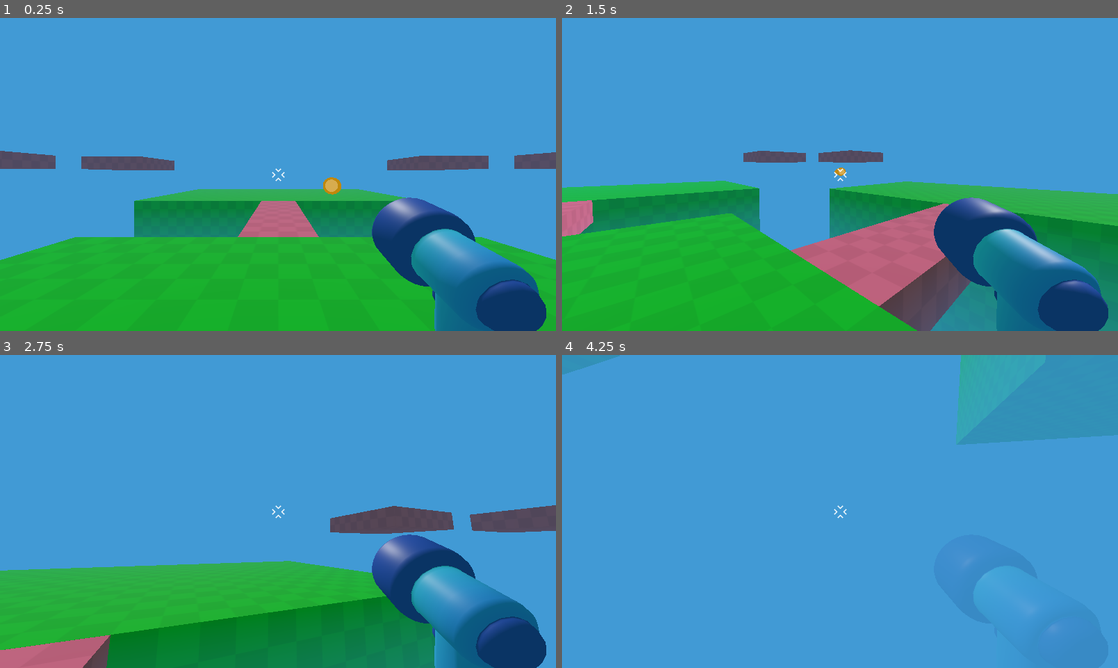
Above: before the commit, frames 1-4 (two rows, left to right).
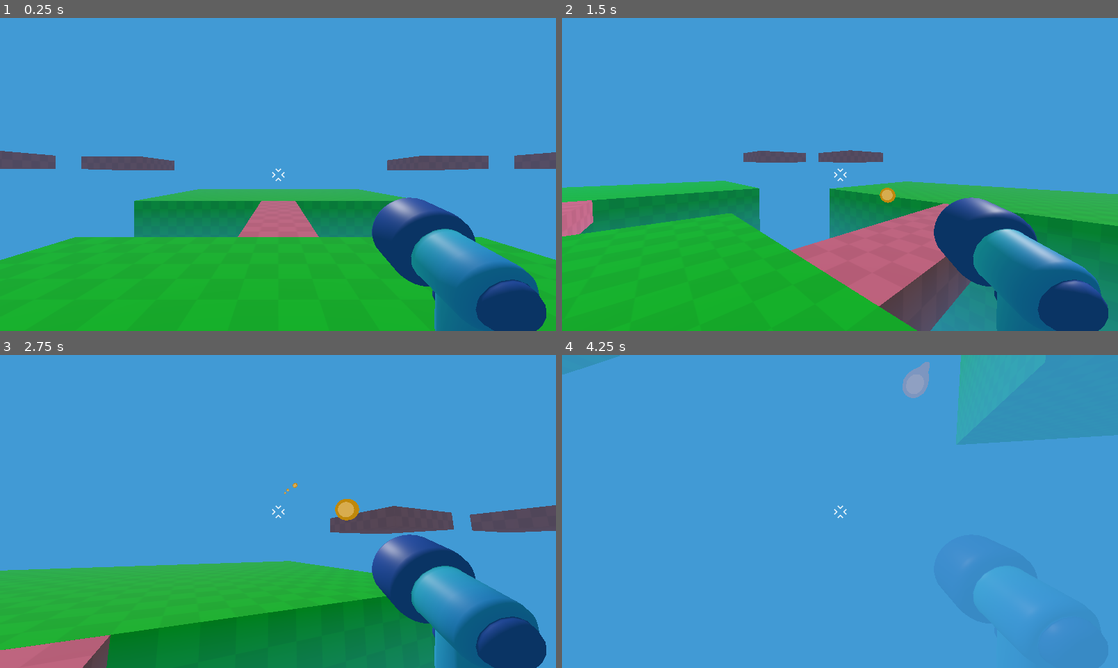
Above: after the commit, the same moments.

Repository: johnf008/Real3DGame
Game: Godot game, scene res://Game.tscn
Two runs of this game, one before a commit and one after it. Both use one fixed random seed, a clock stepped at 60 frames per second and the inputs below.
Inputs (mouse positions are in pixels of both pictures, inside the frame that each line leads up to):
- Up to frame 1 (0.25 s): no input
- Up to frame 2 (1.5 s): tap Enter at 0.5 s; move the mouse to (867, 174) at 0.52 s; press the mouse at (867, 174) at 0.53 s; hold W (move_forward) from 0.53 s (still down); tap Space (jump) at 0.77 s; move the mouse to (812, 174) at 1.27 s; release the mouse at (812, 174) at 1.28 s; click (812, 174) at 1.35 s
- Up to frame 3 (2.75 s): keep holding W (move_forward); tap Space (jump) at 1.52 s; move the mouse to (289, 505) at 2.02 s; press the mouse at (289, 505) at 2.03 s
- Up to frame 4 (4.25 s): keep holding W (move_forward); move the mouse to (834, 517) at 2.77 s; release the mouse at (834, 517) at 2.78 s; click (834, 517) at 2.85 s; tap Space (jump) at 3.02, 3.77 s; move the mouse to (878, 514) at 3.52 s; press the mouse at (878, 514) at 3.53 s

The runs differ from the first frame. In frame 1, 0.1% of the frame differs, in the area x 58-62%, y 50-57%; in frame 2, 0.1%; in frame 3, 0.3%; in frame 4, 0.4%, in the area x 61-67%, y 2-14%.

Commit message:
Shooting now works and movement is good

Diff:
--- a/player/bullet_3d.gd
+++ b/player/bullet_3d.gd
@@ -1,6 +1,6 @@
 extends Area3D
 
-const SPEED = 3.0
+const SPEED = 20.0
 const RANGE = 40.0
 
 var travelled_distance = 0.0
--- a/player/bullet_3d.tscn
+++ b/player/bullet_3d.tscn
@@ -7,6 +7,7 @@
 radius = 0.0655358
 
 [node name="Bullet3D" type="Area3D"]
+top_level = true
 script = ExtResource("1_hgguu")
 
 [node name="CollisionShape3D" type="CollisionShape3D" parent="."]
--- a/player/player.gd
+++ b/player/player.gd
@@ -45,3 +45,15 @@
 
 
 	move_and_slide()
+
+	if Input.is_action_pressed("shoot") and %Timer.is_stopped():
+		shoot_bullet()
+
+func shoot_bullet():
+	const BULLET_3D = preload("res://player/bullet_3d.tscn")
+	var new_bullet = BULLET_3D.instantiate()
+	%Marker3D.add_child(new_bullet)
+
+	new_bullet.global_transform = %Marker3D.global_transform
+
+	%Timer.start()
--- a/player/player.tscn
+++ b/player/player.tscn
@@ -1,9 +1,8 @@
-[gd_scene load_steps=6 format=3 uid="uid://r43135uudm8s"]
+[gd_scene load_steps=5 format=3 uid="uid://r43135uudm8s"]
 
 [ext_resource type="PackedScene" uid="uid://ckljxyty6a5ym" path="res://player/simple_gun/gun_model.glb" id="1_oul6g"]
 [ext_resource type="Script" uid="uid://bupy5x0lyrleq" path="res://player/player.gd" id="1_rkbax"]
 [ext_resource type="Texture2D" uid="uid://cmqp1oekw7mns" path="res://player/reticle.png" id="3_g1dw6"]
-[ext_resource type="PackedScene" uid="uid://d10eirsawe8po" path="res://player/bullet_3d.tscn" id="3_yw30f"]
 
 [sub_resource type="CapsuleShape3D" id="CapsuleShape3D_kqu6x"]
 
@@ -22,11 +21,8 @@
 transform = Transform3D(-0.284859, -0.000484184, 0.00245857, -3.77195e-09, 0.279501, 0.0550437, -0.00250581, 0.0550416, -0.279491, 0.329454, -0.176189, -0.391612)
 
 [node name="Marker3D" type="Marker3D" parent="Camera3D"]
+unique_name_in_owner = true
 transform = Transform3D(1, 0, 0, 0, 1, 0, 0, 0, 1, 0.347321, -0.134025, -0.540602)
-
-[node name="Bullet3D" parent="Camera3D/Marker3D" instance=ExtResource("3_yw30f")]
-transform = Transform3D(1, 0, 0, 0, 1, 0, 0, 0, 1, 0.339395, 1.46311, -0.550586)
-top_level = true
 
 [node name="Reticle" type="TextureRect" parent="."]
 anchors_preset = 8
@@ -42,3 +38,8 @@
 grow_vertical = 2
 texture = ExtResource("3_g1dw6")
 expand_mode = 1
+
+[node name="Timer" type="Timer" parent="."]
+unique_name_in_owner = true
+wait_time = 0.2
+one_shot = true
--- a/project.godot
+++ b/project.godot
@@ -52,3 +52,8 @@
 "events": [Object(InputEventKey,"resource_local_to_scene":false,"resource_name":"","device":-1,"window_id":0,"alt_press …(191 unchanged characters)…
 ]
 }
+shoot={
+"deadzone": 0.2,
+"events": [Object(InputEventMouseButton,"resource_local_to_scene":false,"resource_name":"","device":-1,"window_id":0,"alt_pressed":false,"shift_pressed":false,"ctrl_pressed":false,"meta_pressed":false,"button_mask":1,"position":Vector2(165, 15),"global_position":Vector2(174, 63),"factor":1.0,"button_index":1,"canceled":false,"pressed":true,"double_click":false,"script":null)
+]
+}
